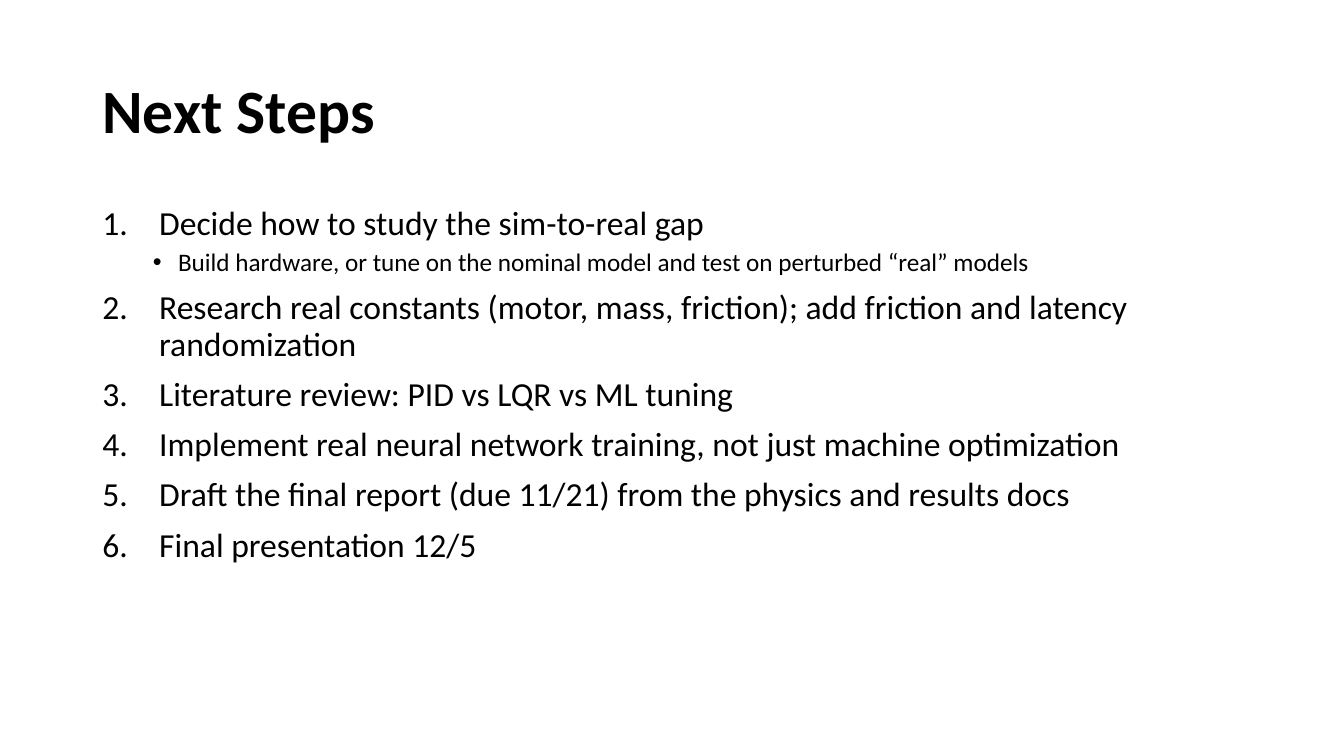
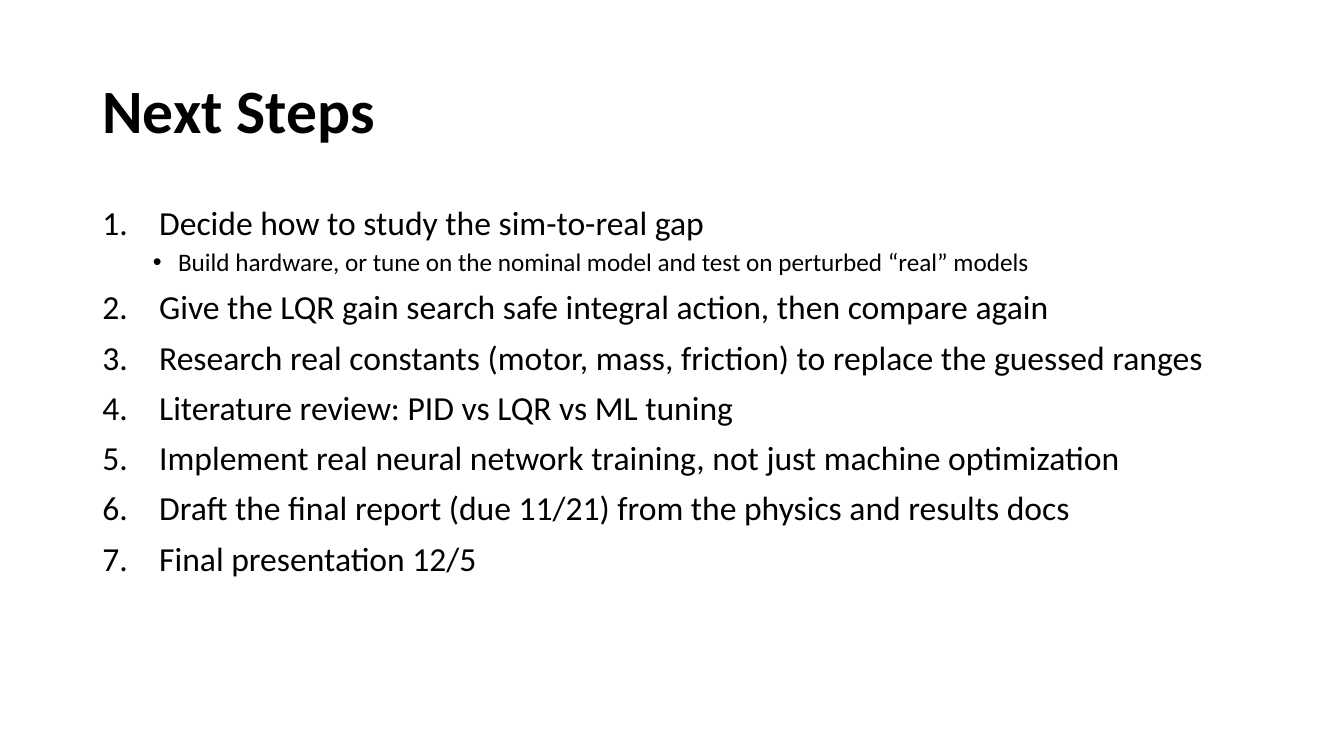
Before and after one commit to evandm4/engr-10301h-balancing-robot, a slide deck: slide 9 of docs/Evan Moore Progress Update.pptx (slide 8 before the commit). Drawn at 1344x756 pixels with LibreOffice and Linux fonts; fonts in the diff are those of the drawing. Boxes give left, top, right and bottom in pixels: in the first picture for what was removed or moved away, otherwise in the second. Text is boxed around its words. In the diff, an @@ line names an element or a change of style, - is before the commit and + after.

```diff
--- a/docs/Evan Moore Progress Update.pptx
+++ b/docs/Evan Moore Progress Update.pptx
@@ text at (x1=159, y1=295, x2=1202, y2=376): text changed @@
-2. Research real constants (motor, mass, friction); add friction and latency randomization
+2. Give the LQR gain search safe integral action, then compare again
+3. Research real constants (motor, mass, friction) to replace the guessed ranges
```
Also in this commit, not shown: 3 other slides changed, 1 slide added, 59 other files.
